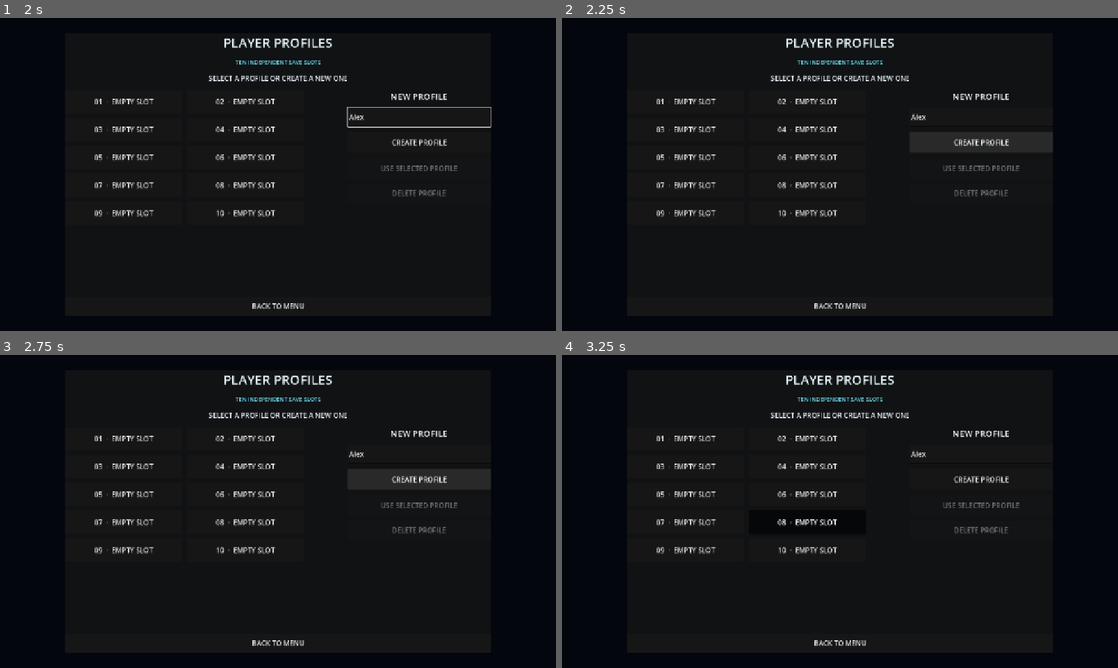
Above: before the commit, frames 1-4 (two rows, left to right).
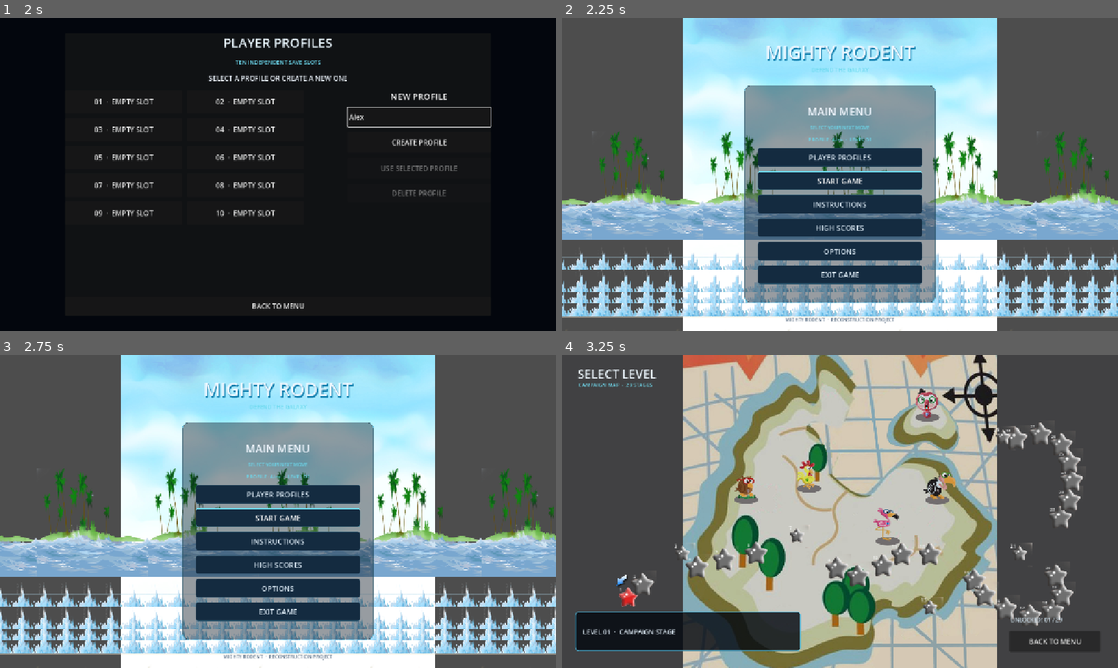
Above: after the commit, the same moments.

Repository: Iulian-hub/RUNAWAY-RABBIT-DECOMP
Game: Godot game, scene res://ui/boot.tscn
Same seed, same stepped clock (60 frames per second), same inputs: the game is played once before the commit and once after it.
Inputs (mouse positions are in pixels of both pictures, inside the frame that each line leads up to):
- Up to frame 1 (2 s): tap Enter at 0.5 s; move the mouse to (400, 158) at 0.52 s; hold D (move_right) 0.53-1.25 s; right-click (400, 158) at 0.6 s; click (400, 158) at 0.67 s; click (417, 118) at 1.27 s; type "Alex" at 1.35 s
- Up to frame 2 (2.25 s): click "CREATE PROFILE" at 2 s
- Up to frame 3 (2.75 s): no input
- Up to frame 4 (3.25 s): click (840, 517) at 2.75 s, where only the run after the commit has a clickable "START GAME"

Frame 1 is identical in both runs. In frame 2, 100% of the frame differs, in the area x 0-100%, y 0-100%; in frame 3, 100%; in frame 4, 95%.
Error before the commit: Parse Error: Too few arguments for "create_profile()" call. Expected at least 2 but received 1. (res://scripts/ui/profile_select.gd:59)

Commit message:
Remove profile difficulty and use fixed starting loadout

Diff:
--- a/runaway-rabbit-clona/scripts/autoload/profile_manager.gd
+++ b/runaway-rabbit-clona/scripts/autoload/profile_manager.gd
@@ -36,7 +36,7 @@
 		return {}
 	var profile: Dictionary = raw.duplicate(true)
 	profile["name"] = str(profile.get("name", "PLAYER"))
-	profile["difficulty"] = clampi(int(profile.get("difficulty", 2)), 1, 4)
+	profile.erase("difficulty")
 	profile["current_level"] = clampi(int(profile.get("current_level", 1)), 1, MAX_LEVEL)
 	profile["sound_enabled"] = bool(profile.get("sound_enabled", true))
 	profile["music_enabled"] = bool(profile.get("music_enabled", true))
@@ -48,30 +48,26 @@
 	profile["best_score"] = maxi(0, int(profile.get("best_score", 0)))
 	profile["total_score"] = maxi(0, int(profile.get("total_score", 0)))
 	var upgrades: Dictionary = profile.get("upgrades", {})
-	var defaults := _default_upgrades(profile["difficulty"])
+	var defaults := _default_upgrades()
 	for key in defaults:
 		upgrades[key] = maxi(0, int(upgrades.get(key, defaults[key])))
 	profile["upgrades"] = upgrades
 	return profile
 
-func _default_upgrades(difficulty: int) -> Dictionary:
-	var starting_values := {
-		1: {"weapon_primary": 2, "weapon_secondary": 4, "weapon_special": 3},
-		2: {"weapon_primary": 2, "weapon_secondary": 3, "weapon_special": 2},
-		3: {"weapon_primary": 2, "weapon_secondary": 2, "weapon_special": 1},
-		4: {"weapon_primary": 2, "weapon_secondary": 1, "weapon_special": 1}
-	}
-	var selected: Dictionary = starting_values.get(difficulty, starting_values[2]).duplicate(true)
-	selected.merge({
+func _default_upgrades() -> Dictionary:
+	# Fixed original starting loadout (the former NORMAL preset).
+	return {
+		"weapon_primary": 2,
+		"weapon_secondary": 3,
+		"weapon_special": 2,
 		"upgrade_1": 1,
 		"upgrade_2": 1,
 		"upgrade_3": 0,
 		"upgrade_4": 0,
 		"upgrade_5": 0
-	}, true)
-	return selected
+	}
 
-func create_profile(profile_name: String, difficulty: int) -> int:
+func create_profile(profile_name: String) -> int:
 	var clean_name := profile_name.strip_edges()
 	if clean_name.is_empty():
 		return 0
@@ -80,7 +76,6 @@
 		if slots[index].is_empty():
 			slots[index] = {
 				"name": clean_name,
-				"difficulty": clampi(difficulty, 1, 4),
 				"current_level": 1,
 				"sound_enabled": true,
 				"music_enabled": true,
@@ -91,7 +86,7 @@
 				"last_played_level": 1,
 				"best_score": 0,
 				"total_score": 0,
-				"upgrades": _default_upgrades(difficulty)
+				"upgrades": _default_upgrades()
 			}
 			active_slot = index + 1
 			save_profiles()
